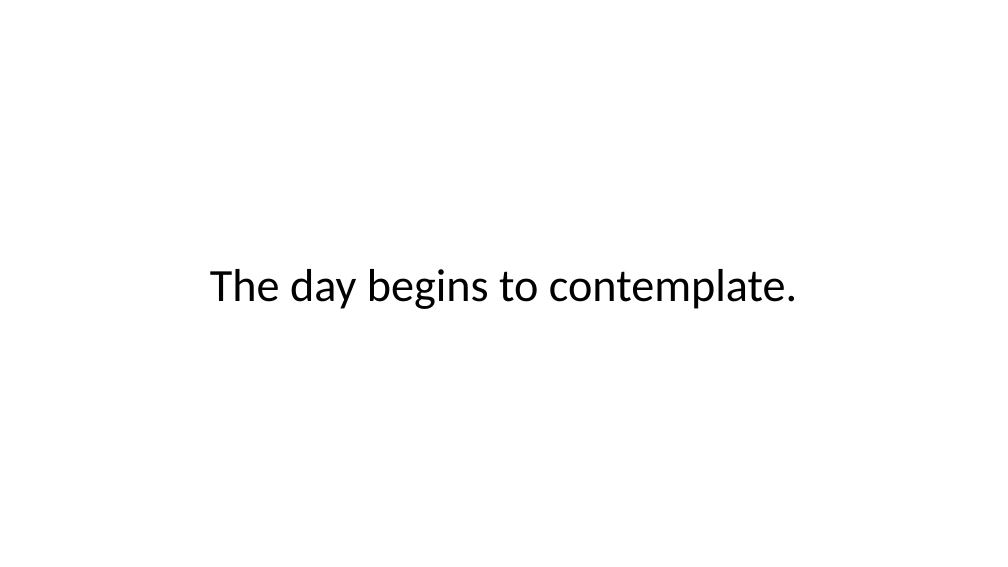
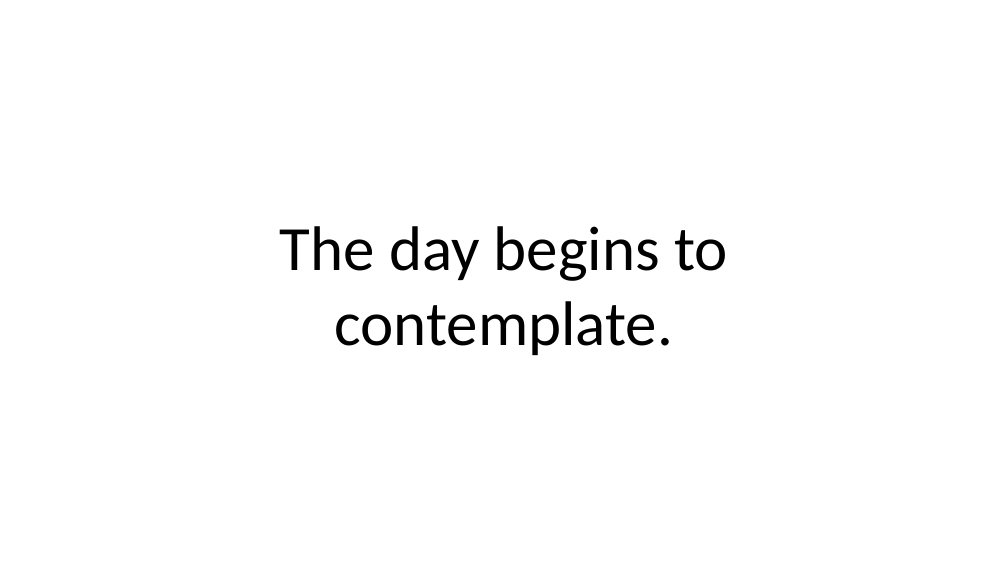
Before and after one commit to aadennis/VbaSandbox, a slide deck: slide 16 of PowerPointVba/poem.pptm (slide 8 before the commit). Drawn at 1008x567 pixels with LibreOffice and Linux fonts; fonts in the diff are those of the drawing. Boxes give left, top, right and bottom in pixels: in the first picture for what was removed or moved away, otherwise in the second. Text is boxed around its words. In the diff, an @@ line names an element or a change of style, - is before the commit and + after.

```diff
--- a/PowerPointVba/poem.pptm
+++ b/PowerPointVba/poem.pptm
@@ text "The day begins to contemplate.": place and size @@
-text "The day begins to contemplate." at (210,269,797,309)
+text "The day begins to contemplate." at (280,226,728,355)
@@ text "The day begins to contemplate." at (280,226,728,355): size 44 to 60 pt @@
```
Also in this commit, not shown: 7 other slides changed, 9 slides added, 3 other files.
